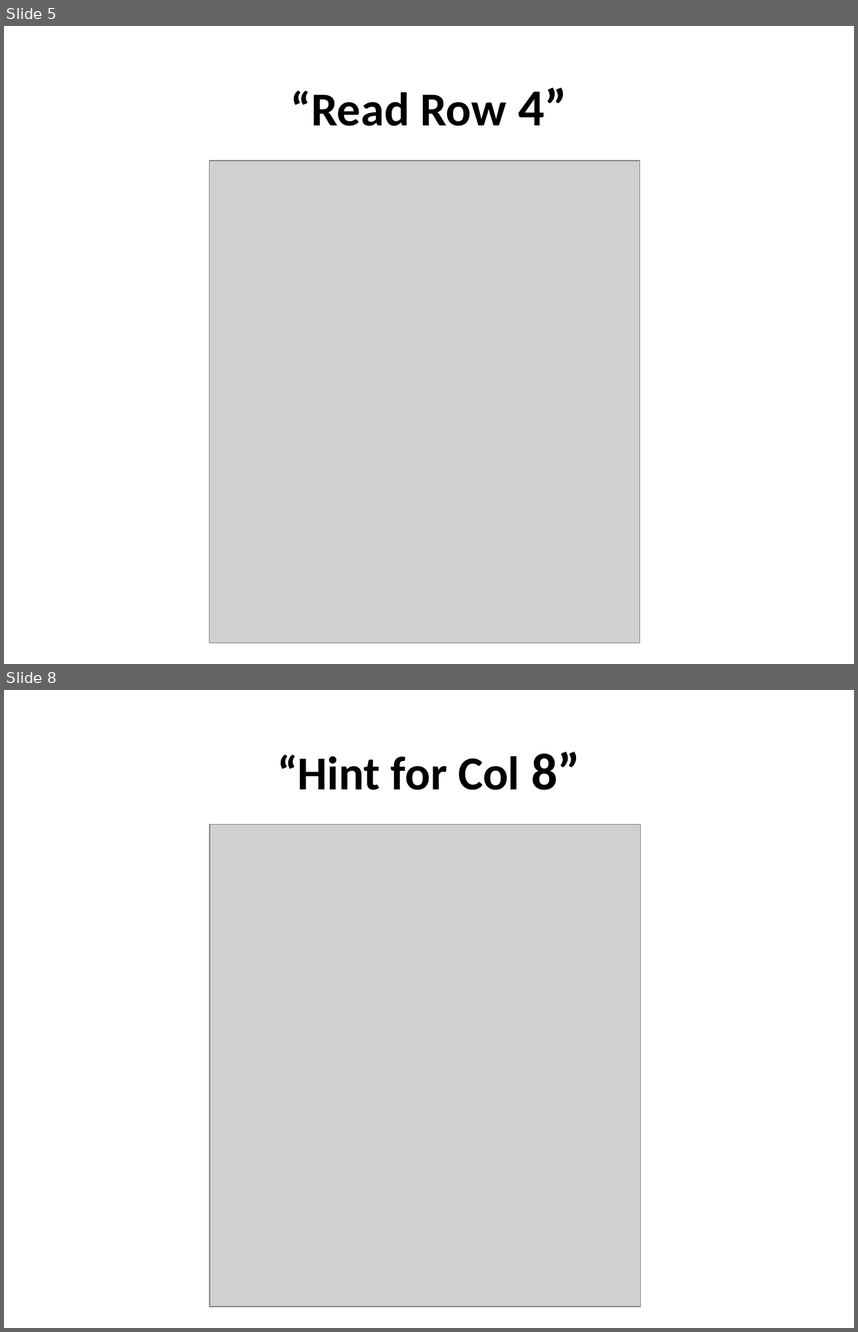
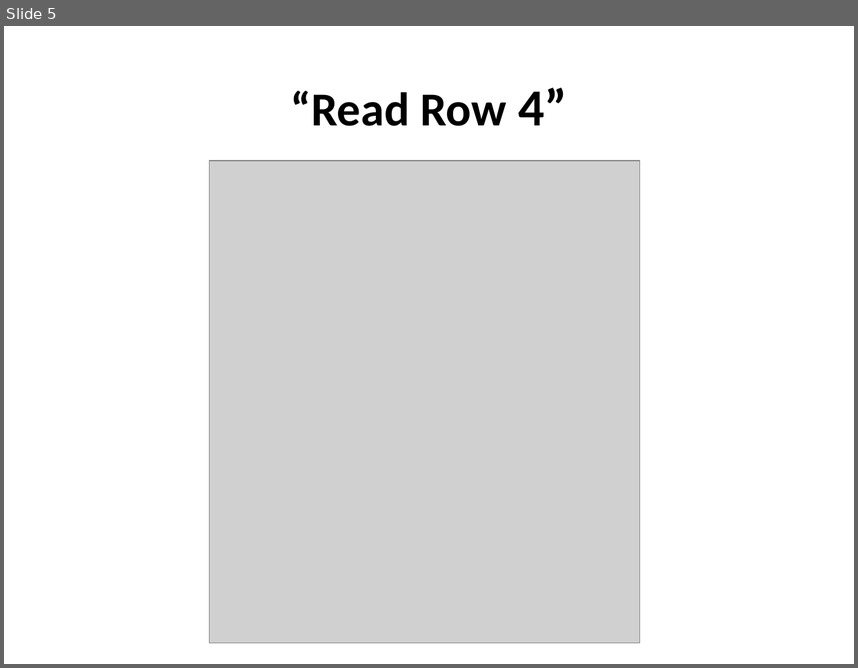
Before and after one commit to mgp/wai-sudoku, a slide deck: Accessible Sudoku.ppt. Shown one above the other, each under a label of ours: slides 5 and 8 before the commit, slide 5 after it; the slides between them are not shown. The pictures are 858x1332 and 858x668 pixels, drawn with LibreOffice and Linux fonts; fonts in the diff are those of the drawing; grey boxes stand for pictures. Boxes give left, top, right and bottom in pixels: in the first picture for what was removed or moved away, otherwise in the second. Text is boxed around its words. In the diff, an @@ line names an element or a change of style, - is before the commit and + after.

```diff
--- a/Accessible Sudoku.ppt
+++ b/Accessible Sudoku.ppt
@@ slide 8 removed at <box>4,690,854,1328</box>, background #FFFFFF @@
@@ title removed at <box>277,751,581,790</box> @@
-“Hint for Col 8”
@@ picture removed at <box>210,825,641,1306</box> @@
```
Also in this commit, not shown: 3 slides changed, 2 other files.
